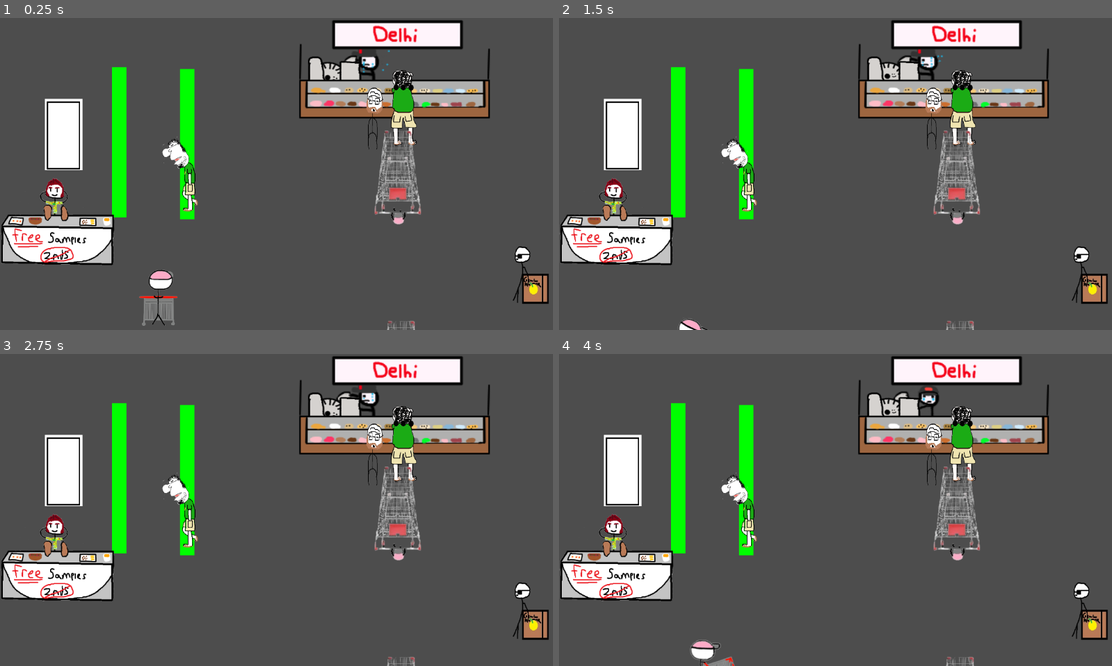
Above: before the commit, frames 1-4 (two rows, left to right).
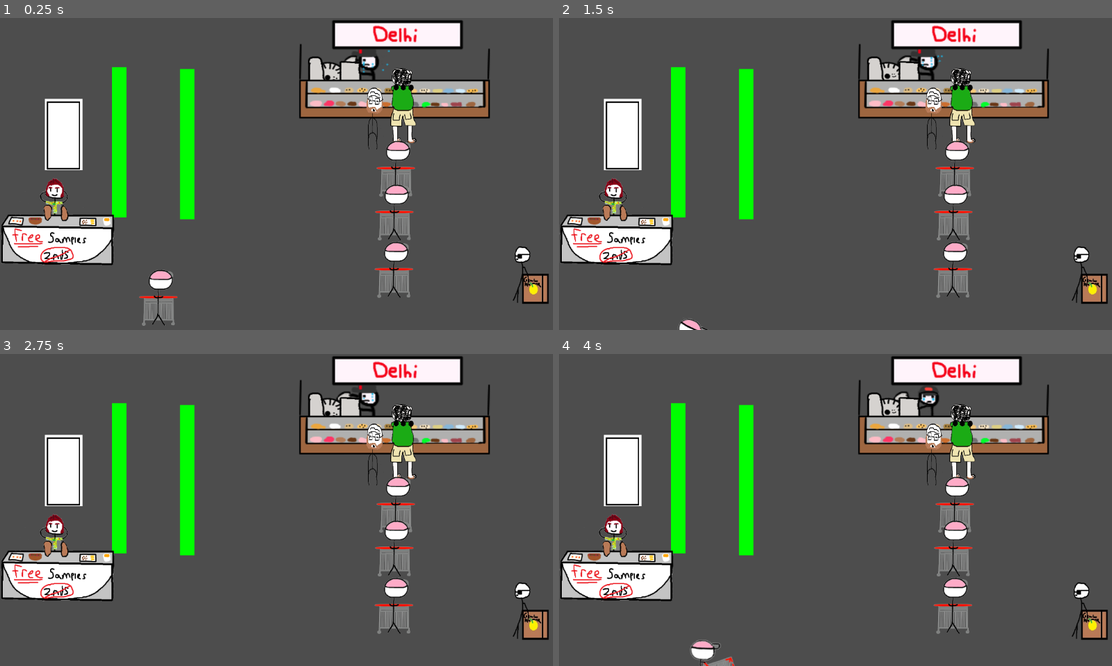
Above: after the commit, the same moments.

Repository: OwenPFC/Grocery-Game
Game: Godot game, scene res://level.tscn
Two runs of this game, one before a commit and one after it. Both use one fixed random seed, a clock stepped at 60 frames per second and the inputs below.
Inputs (mouse positions are in pixels of both pictures, inside the frame that each line leads up to):
- Up to frame 1 (0.25 s): no input
- Up to frame 2 (1.5 s): move the mouse to (957, 158) at 0.52 s; hold D (Right) 0.53-1.28 s; tap E (Interact) at 0.6 s; move the mouse to (724, 189) at 1.27 s; hold S (Down) from 1.28 s (still down); click (724, 189) at 1.35 s
- Up to frame 3 (2.75 s): move the mouse to (331, 441) at 2.02 s; release S (Down) at 2.03 s; hold D (Right) from 2.03 s (still down); tap Space (Space) at 2.1 s
- Up to frame 4 (4 s): move the mouse to (807, 572) at 2.77 s; release D (Right) at 2.78 s; hold W (Up) 2.78-3.53 s; tap E (Interact) at 2.85 s; move the mouse to (1001, 556) at 3.52 s; hold A (Left) from 3.53 s (still down); click (1001, 556) at 3.6 s

The runs differ from the first frame. In frame 1, 3.2% of the frame differs, in the area x 29-77%, y 16-100%; in frame 2, 3.2%; in frame 3, 3.2%; in frame 4, 3.2%.
Error in both runs: Invalid access to property or key 'negotiationDone' on a base object of type 'Node (global.gd)'. (res://level.gd:166)

Commit message:
Deli line is mechanically improved

Diff:
--- a/Scopare Super The Real Attempt/deli_guy.tscn
+++ b/Scopare Super The Real Attempt/deli_guy.tscn
@@ -696,6 +696,9 @@
 "speed": 120.0
 }]
 
+[sub_resource type="RectangleShape2D" id="RectangleShape2D_tb2pb"]
+size = Vector2(389, 123)
+
 [node name="deli_guy" type="Node2D"]
 script = ExtResource("1_4lhyf")
 
@@ -717,3 +720,9 @@
 position = Vector2(2, -6.375)
 scale = Vector2(1.58, 1.60833)
 texture = ExtResource("1_hi50u")
+
+[node name="StaticBody2D" type="StaticBody2D" parent="."]
+
+[node name="CollisionShape2D" type="CollisionShape2D" parent="StaticBody2D"]
+position = Vector2(6.5, -60.5)
+shape = SubResource("RectangleShape2D_tb2pb")
--- a/Scopare Super The Real Attempt/deli_line.gd
+++ b/Scopare Super The Real Attempt/deli_line.gd
@@ -22,7 +22,12 @@
 # Called every frame. 'delta' is the elapsed time since the previous frame.
 func _process(delta):
 	if levelGetter("negotiation") and !clockRan:
-		$Timer.start(25)
+		if(!levelGetter("first")):
+			$Timer.start(25)
+		elif(!levelGetter("second")):
+			$Timer.start(15)
+		elif(!levelGetter("third")):
+			$Timer.start(5)
 		clockRan = true
 	if(int($Timer.get_time_left()) == 20):
 		makeTrue("first")
@@ -34,64 +39,64 @@
 	#moving the whole unit, once is completed, move the whole deli line up until
 	#npc1.y < 100, then firstGone = true, and then we do the same for the second
 	#and so on
-	if(levelGetter("negotiation") and $".".position.y > -80):
+	if(levelGetter("negotiation") and $".".global_position.y > 200):
 		#I think for each iteration we look for the y to be about 30ish less?
-		$".".position.y -=100*delta
-		Global.deliLineY = $".".position.y
+		$".".global_position.y -=100*delta
+		Global.deliLineY = $".".global_position.y
 	else:
-		Global.deliLineY = $".".position.y
+		Global.deliLineY = $".".global_position.y
 
 	#So basically I just need to update each y position globally every frame within these ifs,
 	#no problemo
-	if(levelGetter("first") and $"npc2".position.y>300 and !levelGetter("second")):
-		$npc2.position.y -=100*delta
-		Global.deliLineY2 = $npc2.position.y
-		$npc3.position.y-=90*delta
-		Global.deliLineY3 = $npc3.position.y
+	if(levelGetter("first") and $"npc2".global_position.y>200 and !levelGetter("second")):
+		$npc2.global_position.y -=100*delta
+		Global.deliLineY2 = $npc2.global_position.y
+		$npc3.global_position.y-=90*delta
+		Global.deliLineY3 = $npc3.global_position.y
 
 	#else:
 		#Global.deliLineY2 = $npc2.position.y
 		#$npc3.position.y-=90*delta
 		#Global.deliLineY3 = $npc3.position.y
-	if(levelGetter("second") and $npc3.position.y>300 and !levelGetter("third")):
-		$npc3.position.y-=50*delta
-		Global.deliLineY2 = $npc2.position.y
-		Global.deliLineY3 = $npc3.position.y
+	if(levelGetter("second") and $npc3.global_position.y>200 and !levelGetter("third")):
+		$npc3.global_position.y-=50*delta
+		Global.deliLineY2 = $npc2.global_position.y
+		Global.deliLineY3 = $npc3.global_position.y
 	else:
 		#same thing as above brother
-		Global.deliLineY = $".".position.y
+		Global.deliLineY = $".".global_position.y
 
 	if(levelGetter("first") and !firstGone):
 		$npc1/npc1ActionArea.monitoring = false
 		#$npc1/hitbox.disabled = true
-		if($npc1.position.x > 500):
-			$npc1.position.x -= 100*delta
+		if($npc1.global_position.x > 500):
+			$npc1.global_position.x -= 100*delta
 		else:
-			$npc1.position.y += 100*delta
-		if $npc1.position.y > 800:
-			$npc1.position.y = -300
+			$npc1.global_position.y += 100*delta
+		if $npc1.global_position.y > 800:
+			$npc1.global_position.y = -300
 			$npc1.visible = false
 			firstGone = true
 	if(levelGetter("second") and !secondGone):
 		$npc2/npc2ActionArea.monitoring = false
 		#$npc2/hitbox.disabled = true
-		if($npc2.position.x > 500):
-			$npc2.position.x -= 100*delta
+		if($npc2.global_position.x > 500):
+			$npc2.global_position.x -= 100*delta
 		else:
-			$npc2.position.y += 100*delta
-		if $npc2.position.y > 800:
-			$npc2.position.y = -300
+			$npc2.global_position.y += 100*delta
+		if $npc2.global_position.y > 800:
+			$npc2.global_position.y = -300
 			$npc2.visible = false
 			secondGone = true
 	if(levelGetter("third") and !thirdGone):
 		$npc3/npc3ActionArea.monitoring = false
 		#$npc3/hitbox.disabled = true
-		if($npc3.position.x > 500):
-			$npc3.position.x -= 90*delta
+		if($npc3.global_position.x > 500):
+			$npc3.global_position.x -= 90*delta
 		else:
-			$npc3.position.y += 90*delta
-		if $npc2.position.y > 800:
-			$npc3.position.y = -300
+			$npc3.global_position.y += 90*delta
+		if $npc2.global_position.y > 800:
+			$npc3.global_position.y = -300
 			$npc3.visible = false
 			thirdGone = true
 
@@ -99,9 +104,9 @@
 		queue_free()
 
 func stateOfLine():
-	$".".position.y = Global.deliLineY
-	$npc2.position.y = Global.deliLineY2
-	$npc3.position.y = Global.deliLineY3
+	$".".global_position.y = Global.deliLineY
+	$npc2.global_position.y = Global.deliLineY2
+	$npc3.global_position.y = Global.deliLineY3
 
 	if levelGetter("first"):
 		firstGone = true
@@ -119,8 +124,8 @@
 		#$npc3/hitbox.disabled = true
 		$npc3.visible = false
 
-func _on_npc_1_action_area_body_entered(_body):
-	if(!visibleIndicator()):
+func _on_npc_1_action_area_body_entered(body):
+	if(!visibleIndicator() and body is CharacterBody2D):
 		$npc1/indicator.visible = true
 		deliLineIndicators.emit(true)
 
@@ -128,8 +133,8 @@
 	$npc1/indicator.visible = false
 	deliLineIndicators.emit(false)
 
-func _on_npc_2_action_area_body_entered(_body):
-	if(!visibleIndicator()):
+func _on_npc_2_action_area_body_entered(body):
+	if(!visibleIndicator() and body is CharacterBody2D):
 		$npc2/indicator.visible = true
 		deliLineIndicators.emit(true)
 
@@ -137,8 +142,8 @@
 	$npc2/indicator.visible = false
 	deliLineIndicators.emit(false)
 
-func _on_npc_3_action_area_body_entered(_body):
-	if(!visibleIndicator()):
+func _on_npc_3_action_area_body_entered(body):
+	if(!visibleIndicator() and body is CharacterBody2D):
 		$npc3/indicator.visible = true
 		deliLineIndicators.emit(true)
 
--- a/Scopare Super The Real Attempt/deli_line.tscn
+++ b/Scopare Super The Real Attempt/deli_line.tscn
@@ -1,52 +1,52 @@
 [gd_scene load_steps=5 format=3 uid="uid://bjq3nwa7md0h6"]
 
 [ext_resource type="Script" path="res://deli_line.gd" id="1_3otrn"]
-[ext_resource type="Texture2D" uid="uid://ch8foh6wf4e0e" path="res://ggTopAbsolutelyReal.png" id="2_kxwla"]
+[ext_resource type="Texture2D" uid="uid://2mb753d3iql2" path="res://Grocery Guy Sprites/new ggtop look.png" id="2_8arqf"]
 [ext_resource type="Texture2D" uid="uid://x5kr1sl7tsfu" path="res://indicator.png" id="3_5gq54"]
 
 [sub_resource type="RectangleShape2D" id="RectangleShape2D_ihehl"]
-size = Vector2(62, 174)
+size = Vector2(62, 126)
 
 [node name="deli_line" type="Node2D"]
 script = ExtResource("1_3otrn")
 
 [node name="npc1" type="StaticBody2D" parent="."]
-position = Vector2(746, 305)
+position = Vector2(0, 15)
 
 [node name="npc1ActionArea" type="Area2D" parent="npc1"]
 
 [node name="CollisionPolygon2D" type="CollisionPolygon2D" parent="npc1/npc1ActionArea"]
-polygon = PackedVector2Array(-41, 107, -24, 110, -7, 122, 14, 125, 29, 115, 52, 111, 57, 102, 36, -75, -19, -75, -34, -73, -44, 87, -53, 89, -38, -84, 8, -82, 45, -79, 66, 97, 59, 120, 34, 128, -38, 118, -56, 101)
+polygon = PackedVector2Array(-37, 103, -24, 110, -9, 107, 13, 110, 28, 110, 36, 105, 35, 97, 35, -23, -17, -25, -33, -26, -36, 93, -41, 94, -35, -29, 6, -29, 39, -23, 42, 96, 40, 111, -32, 110, -44, 98)
 
 [node name="sprite" type="Sprite2D" parent="npc1"]
-position = Vector2(-119, 78)
-texture = ExtResource("2_kxwla")
+position = Vector2(4, 28)
+texture = ExtResource("2_8arqf")
 
 [node name="indicator" type="Sprite2D" parent="npc1"]
 visible = false
-position = Vector2(5, 136)
+position = Vector2(76, -4.99997)
 scale = Vector2(0.136364, 0.136986)
 texture = ExtResource("3_5gq54")
 
 [node name="hitbox" type="CollisionShape2D" parent="npc1"]
-position = Vector2(0, 17)
+position = Vector2(-2, 33)
 shape = SubResource("RectangleShape2D_ihehl")
 
 [node name="npc2" type="StaticBody2D" parent="."]
-position = Vector2(753, 521)
+position = Vector2(-1, 186)
 
 [node name="npc2ActionArea" type="Area2D" parent="npc2"]
 
 [node name="CollisionPolygon2D" type="CollisionPolygon2D" parent="npc2/npc2ActionArea"]
-polygon = PackedVector2Array(-41, 107, -24, 110, -7, 122, 14, 125, 29, 115, 52, 111, 57, 102, 36, -75, -19, -75, -34, -73, -44, 87, -53, 89, -38, -84, 8, -82, 45, -79, 66, 97, 59, 120, 34, 128, -38, 118, -56, 101)
+polygon = PackedVector2Array(-29, 85, -27, 86, -7, 83, 12, 84, 27, 84, 38, 81, 40, 73, 35, -49, -20, -51, -35, -47, -37, 89, -42, 91, -38, -51, 7, -53, 40, -49, 42, 79, 35, 86, -33, 85)
 
 [node name="sprite" type="Sprite2D" parent="npc2"]
-position = Vector2(-119, 78)
-texture = ExtResource("2_kxwla")
+position = Vector2(2, 14)
+texture = ExtResource("2_8arqf")
 
 [node name="indicator" type="Sprite2D" parent="npc2"]
 visible = false
-position = Vector2(5, 136)
+position = Vector2(76, -31)
 scale = Vector2(0.136364, 0.136986)
 texture = ExtResource("3_5gq54")
 
@@ -55,19 +55,22 @@
 shape = SubResource("RectangleShape2D_ihehl")
 
 [node name="npc3" type="StaticBody2D" parent="."]
-position = Vector2(759, 740)
+position = Vector2(-1, 337)
 
 [node name="npc3ActionArea" type="Area2D" parent="npc3"]
 
 [node name="CollisionPolygon2D" type="CollisionPolygon2D" parent="npc3/npc3ActionArea"]
-polygon = PackedVector2Array(-41, 107, -24, 110, -7, 122, 14, 125, 29, 115, 52, 111, 57, 102, 36, -75, -19, -75, -34, -73, -44, 87, -53, 89, -38, -84, 8, -82, 45, -79, 66, 97, 59, 120, 34, 128, -38, 118, -56, 101)
+polygon = PackedVector2Array(-27, 86, -23, 85, -10, 84, 11, 85, 26, 86, 36, 82, 36, 77, 34, -49, -19, -51, -34, -45, -34, 88, -39, 91, -39, -45, -17, -56, 39, -51, 38, 88, 31, 89, 22, 90, -30, 84)
 
 [node name="sprite" type="Sprite2D" parent="npc3"]
-position = Vector2(-119, 78)
-texture = ExtResource("2_kxwla")
+position = Vector2(1, 13)
+texture = ExtResource("2_8arqf")
 
 [node name="indicator" type="Sprite2D" parent="npc3"]
 visible = false
+position = Vector2(81, -26)
+scale = Vector2(0.189431, -0.133227)
+texture = ExtResource("3_5gq54")
 
 [node name="hitbox" type="CollisionShape2D" parent="npc3"]
 position = Vector2(0, 17)
--- a/Scopare Super The Real Attempt/deli_scene.gd
+++ b/Scopare Super The Real Attempt/deli_scene.gd
@@ -43,8 +43,21 @@
 
 # Called every frame. 'delta' is the elapsed time since the previous frame.
 func _process(_delta):
+
+	"""
+	In the code handling how he walks, set his forward facing animation to a var
+	holding a string. The meat code above will set that string name based on whether he
+	won or lost
+	"""
+
+
+
 	#This handles how meatman moves post completing his mission
-	#if(completed):
+	if(levelGetter("meat")): #this will update stuff regarding beating the meatman
+		$meatManBody/meatMan/meatSprite.animation = "sad_walk"
+		$meatManBody/meatMan/meatSprite.play("sad_walk")
+	else:
+		pass
 	if(levelGetter("negotiation")):
 		$meatManBody/meatMan.monitoring = false
 		#$meatManBody/meatHitBox.disabled = true
@@ -61,11 +74,6 @@
 			Need to get walking animations, side view and front view, holding lots of meat if you fail, holding a little meat
 			otherwise
 			"""
-		#if(meatBeat):
-		if(levelGetter("meat")): #this will update stuff regarding beating the meatman
-			pass
-		else:
-			pass
 
 
 	if((Input.is_action_just_pressed("Interact") or Input.is_action_just_pressed("Interact_Click")) and $combined/indicatorCombined.visible):
@@ -224,7 +232,8 @@
 	pauseGGTop.emit(false)
 
 func _on_action_area_combined_body_entered(body):
-	if !deliLineVisible and body != $attendantBody: #Making it so collisions with the hidden attendant body don't matter
+	if !deliLineVisible and body is CharacterBody2D:
+	#if !deliLineVisible and body != $attendantBody: #Making it so collisions with the hidden attendant body don't matter
 													#while having A's hitbox still exist so GG doesn't get trapped in it
 		$combined/indicatorCombined.visible = true
 		numInteractions = 0
--- a/Scopare Super The Real Attempt/deli_scene.tscn
+++ b/Scopare Super The Real Attempt/deli_scene.tscn
@@ -26,6 +26,46 @@
 [ext_resource type="Texture2D" uid="uid://cl42hqy0j63nw" path="res://Deli/temp/side/meat side 7.png" id="24_bd1nb"]
 [ext_resource type="Texture2D" uid="uid://di4jkslyb3j7x" path="res://Deli/temp/side/meat side 8.png" id="25_2ts3f"]
 
+[sub_resource type="SpriteFrames" id="SpriteFrames_vouhe"]
+animations = [{
+"frames": [{
+"duration": 1.0,
+"texture": ExtResource("18_t5p0e")
+}, {
+"duration": 1.0,
+"texture": ExtResource("19_wo6qt")
+}, {
+"duration": 1.0,
+"texture": ExtResource("20_bcxmt")
+}, {
+"duration": 1.0,
+"texture": ExtResource("21_e5hre")
+}, {
+"duration": 1.0,
+"texture": ExtResource("22_duq4u")
+}, {
+"duration": 1.0,
+"texture": ExtResource("23_cjsm7")
+}, {
+"duration": 1.0,
+"texture": ExtResource("24_bd1nb")
+}, {
+"duration": 1.0,
+"texture": ExtResource("25_2ts3f")
+}],
+"loop": true,
+"name": &"sad_walk",
+"speed": 7.0
+}, {
+"frames": [{
+"duration": 1.0,
+"texture": ExtResource("2_c1j4h")
+}],
+"loop": true,
+"name": &"stand",
+"speed": 5.0
+}]
+
 [sub_resource type="RectangleShape2D" id="RectangleShape2D_cqg44"]
 size = Vector2(55, 155)
 
@@ -122,38 +162,6 @@
 [sub_resource type="RectangleShape2D" id="RectangleShape2D_2mhay"]
 size = Vector2(78, 157)
 
-[sub_resource type="SpriteFrames" id="SpriteFrames_vouhe"]
-animations = [{
-"frames": [{
-"duration": 1.0,
-"texture": ExtResource("18_t5p0e")
-}, {
-"duration": 1.0,
-"texture": ExtResource("19_wo6qt")
-}, {
-"duration": 1.0,
-"texture": ExtResource("20_bcxmt")
-}, {
-"duration": 1.0,
-"texture": ExtResource("21_e5hre")
-}, {
-"duration": 1.0,
-"texture": ExtResource("22_duq4u")
-}, {
-"duration": 1.0,
-"texture": ExtResource("23_cjsm7")
-}, {
-"duration": 1.0,
-"texture": ExtResource("24_bd1nb")
-}, {
-"duration": 1.0,
-"texture": ExtResource("25_2ts3f")
-}],
-"loop": true,
-"name": &"sad_walk",
-"speed": 7.0
-}]
-
 [node name="deli_scene" type="Node2D"]
 position = Vector2(1, 0)
 script = ExtResource("1_s30hg")
@@ -165,10 +173,11 @@
 [node name="meatMan" type="Area2D" parent="meatManBody"]
 monitoring = false
 
-[node name="meatSprite" type="Sprite2D" parent="meatManBody/meatMan"]
-position = Vector2(64, 2.99999)
+[node name="meatSprite" type="AnimatedSprite2D" parent="meatManBody/meatMan"]
+position = Vector2(62.9999, -1)
 scale = Vector2(0.443341, 0.437801)
-texture = ExtResource("2_c1j4h")
+sprite_frames = SubResource("SpriteFrames_vouhe")
+animation = &"stand"
 
 [node name="indicatorM" type="Sprite2D" parent="meatManBody/meatMan"]
 visible = false
@@ -247,13 +256,6 @@
 offset_right = 415.0
 offset_bottom = 306.0
 autowrap_mode = 2
-
-[node name="AnimatedSprite2D" type="AnimatedSprite2D" parent="."]
-position = Vector2(353, 241)
-scale = Vector2(0.443341, 0.437801)
-sprite_frames = SubResource("SpriteFrames_vouhe")
-animation = &"sad_walk"
-frame_progress = 0.450947
 
 [connection signal="body_entered" from="meatManBody/meatMan" to="." method="_on_meat_man_body_entered"]
 [connection signal="body_exited" from="meatManBody/meatMan" to="." method="_on_meat_man_body_exited"]
--- a/Scopare Super The Real Attempt/global.gd
+++ b/Scopare Super The Real Attempt/global.gd
@@ -5,9 +5,9 @@
 var globalRote = 0
 var ggSideLocation = -300
 var cookieQuestComplete = false
-var deliLineY = 0
-var deliLineY2 = 700
-var deliLineY3 = 1200
+var deliLineY = 270
+var deliLineY2 = 390
+var deliLineY3 = 510
 
 var color = "pink"
 # Called when the node enters the scene tree for the first time.
--- a/Scopare Super The Real Attempt/grocery_guy_top.gd
+++ b/Scopare Super The Real Attempt/grocery_guy_top.gd
@@ -12,9 +12,9 @@
 	else:
 		$ggTopAnimated.animation = Global.color
 		animationName = Global.color
+	randomize()
 
 func _physics_process(_delta):
-
 	var rote2 = $".".rotation
 
 	if(Input.is_action_just_pressed("Space")):
@@ -31,6 +31,136 @@
 	# As good practice, you should replace UI actions with custom gameplay actions.
 	var rote = $".".rotation
 
+	determineAnimation(rote)
+
+	var direction = Input.get_axis("Up", "Down")
+	if !paused:
+		if direction:
+			#broken wheel
+			if(randi_range(0,100000000000000) == 20):
+				$".".rotation -= 0.4
+			rote = $".".rotation
+			determineAnimation(rote)
+
+			$ggTopAnimated.animation = animationName
+			$ggTopAnimated.play(animationName)
+
+			if(rote < 0.2 and rote > -0.2):
+				#Upwards
+				velocity.y = direction * SPEED
+
+				#$ggTopAnimated.animation = "ggTop"
+				#animationName = "ggTop"
+
+			elif(rote < -0.2 and rote > -1.4 or rote > 0.2 and rote < 1.4):
+				if(rote>0):
+					velocity.x = direction * SPEED*-1
+					velocity.y = direction* SPEED
+
+					#$ggTopAnimated.animation = "diagonal_back_left_pink"
+					#animationName = "diagonal_back_left_pink"
+
+				else:
+					velocity.x = direction * SPEED
+					velocity.y = direction* SPEED
+
+					#$ggTopAnimated.animation = "diagonal_back_right_pink"
+					#animationName = "diagonal_back_right_pink"
+
+			elif(rote < -1.4 and rote > -1.7 or rote > 1.4 and rote < 1.7):
+				if(rote > 0):
+					velocity.x = direction*SPEED*-1
+
+					#$ggTopAnimated.animation = "side_left_pink"
+					#animationName = "side_left_pink"
+
+				else:
+					velocity.x = direction * SPEED
+
+					#$ggTopAnimated.animation = "side_right_pink"
+					#animationName = "side_right_pink"
+
+			elif(rote < -1.7 and rote > -3 or rote > 1.7 and rote < 3):
+				if(rote > 0):
+					velocity.x = direction * SPEED*-1
+					velocity.y = direction* SPEED*-1
+
+					#$ggTopAnimated.animation = "diagonal_front_left_pink"
+					#animationName = "diagonal_front_left_pink"
+
+				else:
+					velocity.x = direction * SPEED
+					velocity.y = direction* SPEED*-1
+
+					#$ggTopAnimated.animation = "diagonal_back_right_pink"
+					#animationName = "diagonal_back_right_pink"
+
+			elif(rote < -3 and rote > -3.25 or rote > 3 and rote < 3.25):
+					velocity.y = direction* SPEED*-1
+
+					#$ggTopAnimated.animation = "ggTop_down_pink"
+					#animationName = "ggTop_down_pink"
+
+			elif(rote < -3.25 and rote > -4.5 or rote > 3.25 and rote < 4.25):
+				if(rote > 0):
+					velocity.x = direction * SPEED
+					velocity.y = direction* SPEED*-1
+
+					#$ggTopAnimated.animation = "diagonal_front_right_pink"
+					#animationName = "diagonal_front_right_pink"
+
+				else:
+					velocity.x = direction * SPEED*-1
+					velocity.y = direction* SPEED*-1
+
+					#$ggTopAnimated.animation = "diagonal_front_left_pink"
+					#animationName = "diagonal_front_left_pink"
+
+			elif(rote < -4.25 and rote > -4.8 or rote > 4.25 and rote < 4.8):
+				if(rote > 0):
+					velocity.x = direction*SPEED
+
+					#$ggTopAnimated.animation = "side_right_pink"
+					#animationName = "side_right_pink"
+
+				else:
+					velocity.x = direction*SPEED*-1
+					#$ggTopAnimated.animation = "side_left_pink"
+					#animationName = "side_left_pink"
+
+			elif(rote < -4.8 and rote >-6.15 or rote > 4.8 and rote < 6.15):
+				if(rote > 0):
+					velocity.x = direction * SPEED*-1
+					velocity.y = direction* SPEED
+
+					#$ggTopAnimated.animation = "diagonal_back_left_pink"
+					#animationName = "diagonal_back_left_pink"
+
+				else:
+					velocity.x = direction * SPEED*-1
+					velocity.y = direction* SPEED
+
+					#$ggTopAnimated.animation = "diagonal_back_left_pink"
+					#animationName = "diagonal_back_left_pink"
+
+			elif(rote < -6.15 or rote > 6.15):
+				velocity.y = direction*SPEED
+
+				#$ggTopAnimated.animation = "ggTop"
+				#animationName = "ggTop"
+
+		else:
+			$ggTopAnimated.stop()
+			velocity.y = move_toward(velocity.x, 0, SPEED)
+			velocity.x = move_toward(velocity.x, 0, SPEED)
+	else:
+		$ggTopAnimated.stop()
+		velocity.y = move_toward(velocity.x, 0, SPEED)
+		velocity.x = move_toward(velocity.x, 0, SPEED)
+
+	move_and_slide()
+
+func determineAnimation(rote):
 	if(rote < 0.2 and rote > -0.2):
 				#Upwards
 				$ggTopAnimated.animation = "ggTop"
@@ -113,129 +243,6 @@
 				$ggTopAnimated.animation = "ggTop"
 				animationName = "ggTop"
 
-	var direction = Input.get_axis("Up", "Down")
-	if !paused:
-		if direction:
-			rote = $".".rotation
-
-			$ggTopAnimated.animation = animationName
-			$ggTopAnimated.play(animationName)
-
-			if(rote < 0.2 and rote > -0.2):
-				#Upwards
-				velocity.y = direction * SPEED
-
-				#$ggTopAnimated.animation = "ggTop"
-				#animationName = "ggTop"
-
-			elif(rote < -0.2 and rote > -1.4 or rote > 0.2 and rote < 1.4):
-				if(rote>0):
-					velocity.x = direction * SPEED*-1
-					velocity.y = direction* SPEED
-
-					#$ggTopAnimated.animation = "diagonal_back_left_pink"
-					#animationName = "diagonal_back_left_pink"
-
-				else:
-					velocity.x = direction * SPEED
-					velocity.y = direction* SPEED
-
-					#$ggTopAnimated.animation = "diagonal_back_right_pink"
-					#animationName = "diagonal_back_right_pink"
-
-			elif(rote < -1.4 and rote > -1.7 or rote > 1.4 and rote < 1.7):
-				if(rote > 0):
-					velocity.x = direction*SPEED*-1
-
-					#$ggTopAnimated.animation = "side_left_pink"
-					#animationName = "side_left_pink"
-
-				else:
-					velocity.x = direction * SPEED
-
-					#$ggTopAnimated.animation = "side_right_pink"
-					#animationName = "side_right_pink"
-
-			elif(rote < -1.7 and rote > -3 or rote > 1.7 and rote < 3):
-				if(rote > 0):
-					velocity.x = direction * SPEED*-1
-					velocity.y = direction* SPEED*-1
-
-					#$ggTopAnimated.animation = "diagonal_front_left_pink"
-					#animationName = "diagonal_front_left_pink"
-
-				else:
-					velocity.x = direction * SPEED
-					velocity.y = direction* SPEED*-1
-
-					#$ggTopAnimated.animation = "diagonal_back_right_pink"
-					#animationName = "diagonal_back_right_pink"
-
-			elif(rote < -3 and rote > -3.25 or rote > 3 and rote < 3.25):
-					velocity.y = direction* SPEED*-1
-
-					#$ggTopAnimated.animation = "ggTop_down_pink"
-					#animationName = "ggTop_down_pink"
-
-			elif(rote < -3.25 and rote > -4.5 or rote > 3.25 and rote < 4.25):
-				if(rote > 0):
-					velocity.x = direction * SPEED
-					velocity.y = direction* SPEED*-1
-
-					#$ggTopAnimated.animation = "diagonal_front_right_pink"
-					#animationName = "diagonal_front_right_pink"
-
-				else:
-					velocity.x = direction * SPEED*-1
-					velocity.y = direction* SPEED*-1
-
-					#$ggTopAnimated.animation = "diagonal_front_left_pink"
-					#animationName = "diagonal_front_left_pink"
-
-			elif(rote < -4.25 and rote > -4.8 or rote > 4.25 and rote < 4.8):
-				if(rote > 0):
-					velocity.x = direction*SPEED
-
-					#$ggTopAnimated.animation = "side_right_pink"
-					#animationName = "side_right_pink"
-
-				else:
-					velocity.x = direction*SPEED*-1
-					#$ggTopAnimated.animation = "side_left_pink"
-					#animationName = "side_left_pink"
-
-			elif(rote < -4.8 and rote >-6.15 or rote > 4.8 and rote < 6.15):
-				if(rote > 0):
-					velocity.x = direction * SPEED*-1
-					velocity.y = direction* SPEED
-
-					#$ggTopAnimated.animation = "diagonal_back_left_pink"
-					#animationName = "diagonal_back_left_pink"
-
-				else:
-					velocity.x = direction * SPEED*-1
-					velocity.y = direction* SPEED
-
-					#$ggTopAnimated.animation = "diagonal_back_left_pink"
-					#animationName = "diagonal_back_left_pink"
-
-			elif(rote < -6.15 or rote > 6.15):
-				velocity.y = direction*SPEED
-
-				#$ggTopAnimated.animation = "ggTop"
-				#animationName = "ggTop"
-
-		else:
-			$ggTopAnimated.stop()
-			velocity.y = move_toward(velocity.x, 0, SPEED)
-			velocity.x = move_toward(velocity.x, 0, SPEED)
-	else:
-		$ggTopAnimated.stop()
-		velocity.y = move_toward(velocity.x, 0, SPEED)
-		velocity.x = move_toward(velocity.x, 0, SPEED)
-
-	move_and_slide()
-
 func _on_quest_man_1_pause_gg_top(isPaused):
 	if(isPaused):
 		SPEED = 0.0
--- a/Scopare Super The Real Attempt/level.tscn
+++ b/Scopare Super The Real Attempt/level.tscn
@@ -9,9 +9,10 @@
 
 [node name="clock2" type="Label" parent="timerStuff"]
 visible = false
-offset_left = 516.0
-offset_right = 624.0
-offset_bottom = 23.0
+offset_left = 312.0
+offset_top = 17.0
+offset_right = 472.0
+offset_bottom = 40.0
 text = "Time left in line: 0:00"
 
 [node name="timeLeft2" type="Timer" parent="timerStuff"]
--- a/Scopare Super The Real Attempt/level_top.tscn
+++ b/Scopare Super The Real Attempt/level_top.tscn
@@ -69,7 +69,7 @@
 position = Vector2(101, 101)
 
 [node name="deli_line" parent="." instance=ExtResource("6_duov5")]
-position = Vector2(74, 55)
+position = Vector2(817, 288)
 
 [node name="freezers" parent="." instance=ExtResource("7_sbljj")]
 position = Vector2(-134, -28)
Binary file added: Scopare Super The Real Attempt/Deli/temp/meatless front/meat front 1.png
Not shown, added: Scopare Super The Real Attempt/Deli/temp/meatless front/meat front 1.png.import
Binary file added: Scopare Super The Real Attempt/Deli/temp/meatless front/meat front 2.png
Not shown, added: Scopare Super The Real Attempt/Deli/temp/meatless front/meat front 2.png.import
Not shown: 1 places in Scopare Super The Real Attempt/deli_guy.tscn that only renumber resources
Not shown, removed: Scopare Super The Real Attempt/Deli/IdleAnimations/Flip_1-removebg-preview`.png-autosave.kra
Not shown, changed: Scopare Super The Real Attempt/Deli/Untitled.png-autosave.kra
Not shown, added: Scopare Super The Real Attempt/Deli/temp/meatless front/meat front 1.png~
Not shown, removed: Scopare Super The Real Attempt/Deli/temp/side/meat side 1.png-autosave.kra
Not shown, removed: Scopare Super The Real Attempt/Deli/temp/side/meat side.kra-autosave.kra
